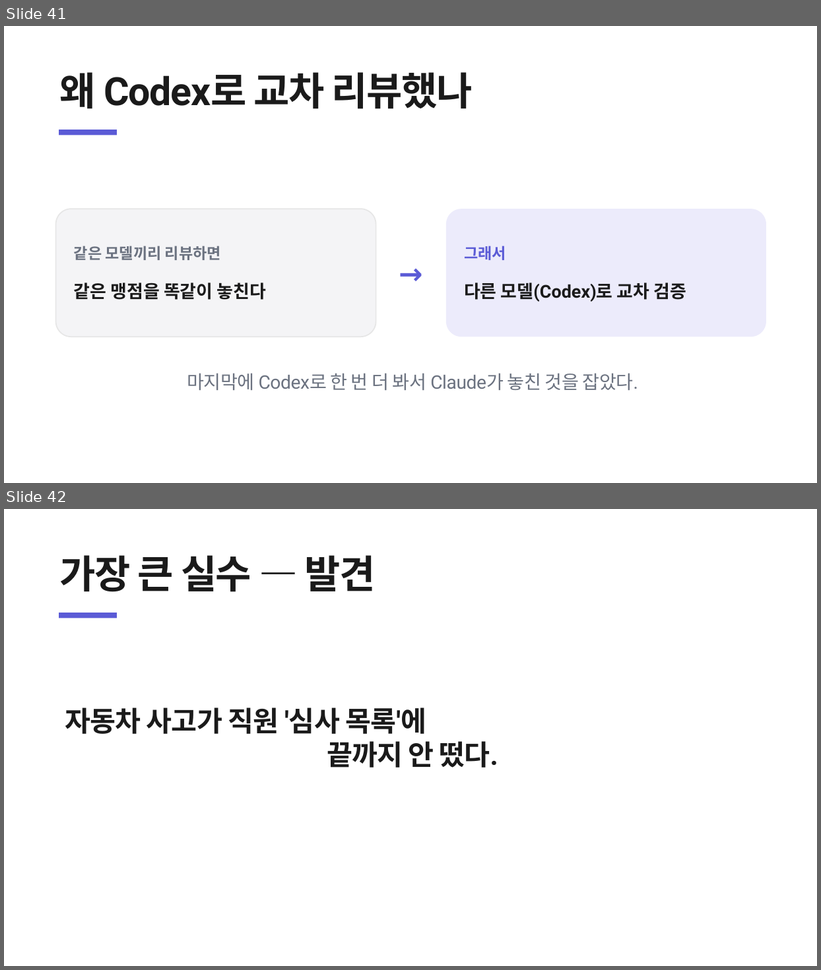
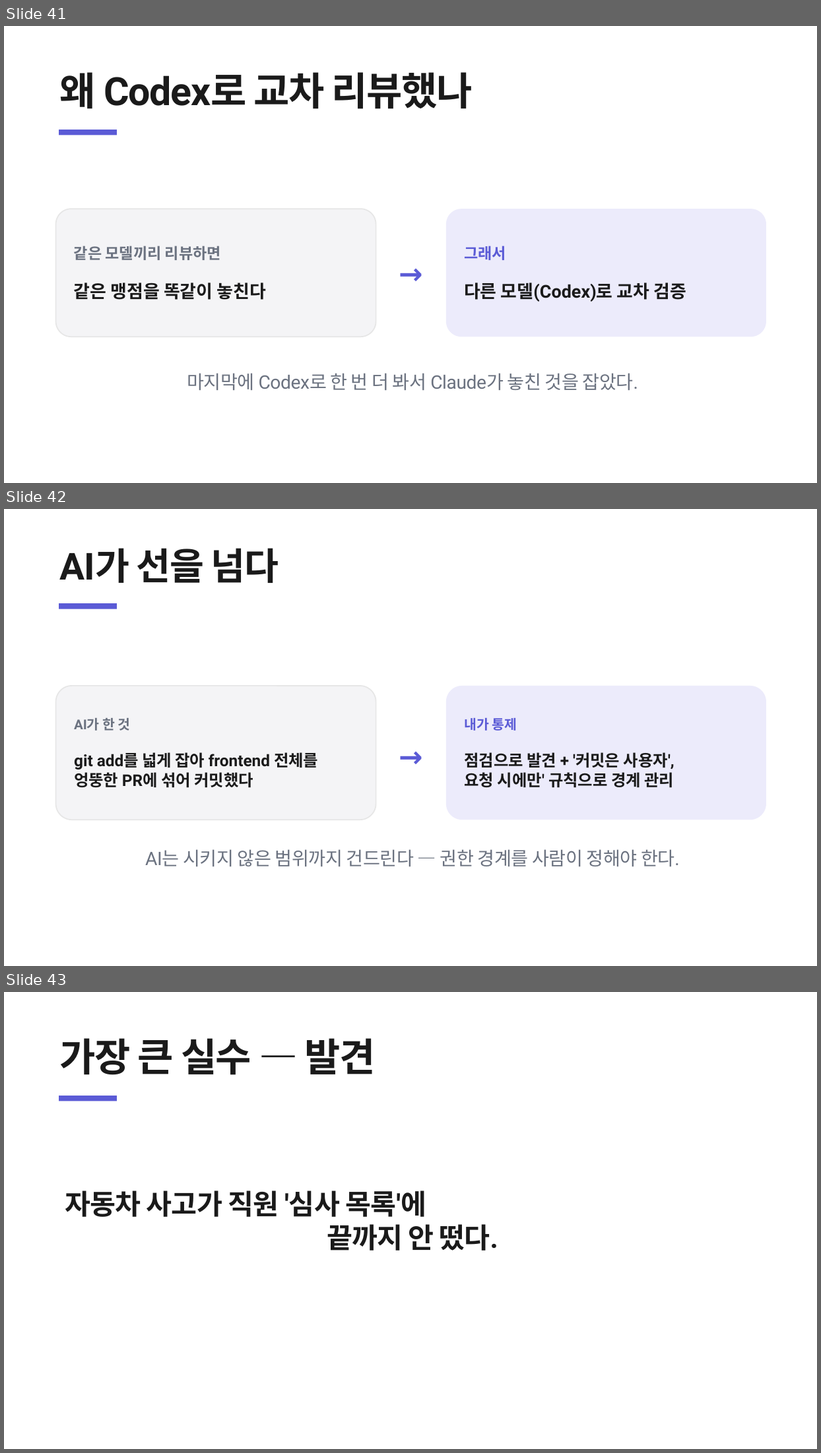
Before and after one commit to heyoonyoon/distributed-programming, a slide deck: docs/presentation/보험발표-figma.pptx. Shown one above the other, each under a label of ours: slides 41 and 42 before the commit, slides 41, 42 and 43 after it. The pictures are 821x970 and 821x1453 pixels, drawn with LibreOffice and Linux fonts; fonts in the diff are those of the drawing. Boxes give left, top, right and bottom in pixels: in the first picture for what was removed or moved away, otherwise in the second. Text is boxed around its words. In the diff, an @@ line names an element or a change of style, - is before the commit and + after.

```diff
--- a/docs/presentation/보험발표-figma.pptx
+++ b/docs/presentation/보험발표-figma.pptx
@@ slide 42 added at <box>4,509,817,966</box>, background #FFFFFF @@
@@ text added at <box>60,548,279,583</box>, 44 pt, text #1A1A1A, bold @@
+AI가 선을 넘다
@@ rectangle added at <box>59,603,117,609</box>, fill #5B5BD6 @@
@@ rounded rectangle added at <box>56,686,376,820</box>, fill #F4F4F6, outline #E6E6E6 1.3 pt, 19 pt, text #1A1A1A, bold @@
+AI가 한 것
+git add를 넓게 잡아 frontend 전체를
+엉뚱한 PR에 섞어 커밋했다
@@ rounded rectangle added at <box>446,686,766,820</box>, fill #ECEBFB, 19 pt, text #1A1A1A, bold @@
+내가 통제
+점검으로 발견 + '커밋은 사용자',
+요청 시에만' 규칙으로 경계 관리
@@ text added at <box>386,735,435,778</box>, 34 pt, text #5B5BD6, bold @@
+→
@@ text added at <box>145,850,680,867</box>, 22 pt, text #6B7280 @@
+AI는 시키지 않은 범위까지 건드린다 — 권한 경계를 사람이 정해야 한다.
@@ what was slide 42 is now slide 43 @@
```
Also in this commit, not shown: 2 slides changed, 7 other files.
